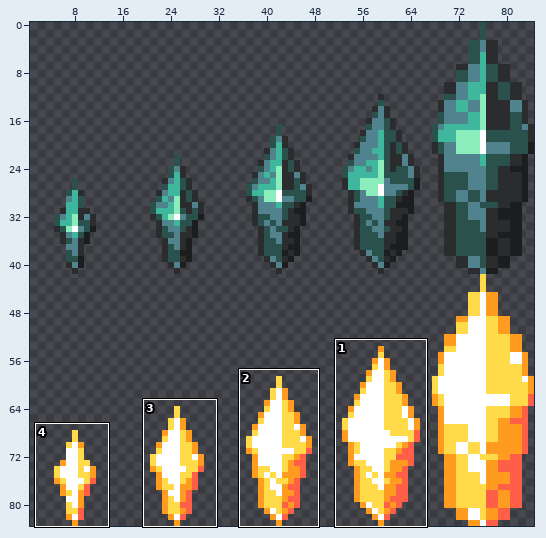
Two states of a sprite sheet, Assets/Bosses/GlassMiniboss/GlassRaiseSpike.png. Above: a wide view before the commit, with the close-up outlined.
Close-up. The starting point:
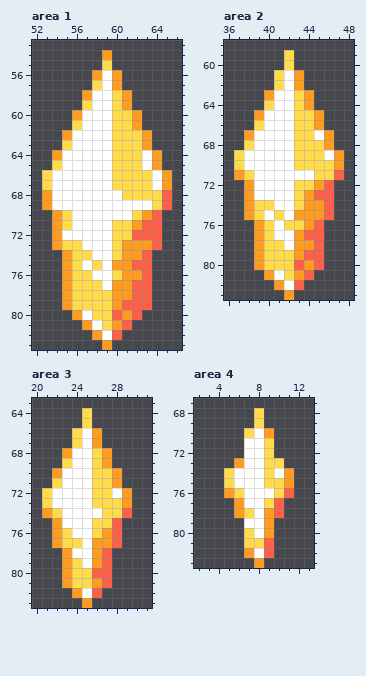
The file is 170x168 pixels, drawn in blocks of 2x2; one block is one cell here. Shown: area 1: x 52..66, y 53..83; area 2: x 36..48, y 58..83; area 3: x 20..31, y 63..83; area 4: x 2..13, y 67..83. The wide view leaves out empty margins. The commit also changed other parts of the picture, which this record leaves out.
The same view after the edit:
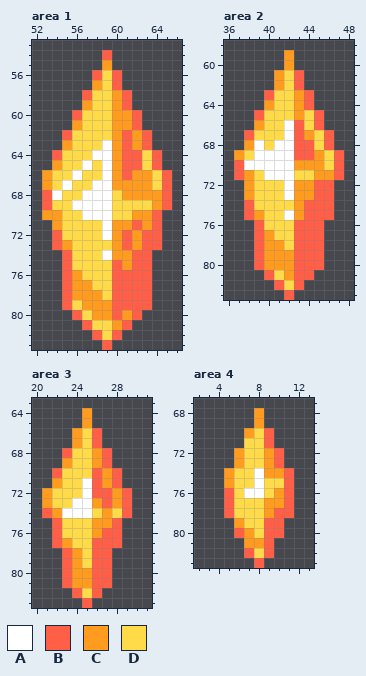
Palette (. is transparent): A #ffffff  B #ff5e47  C #ff9c20  D #ffdb4a
Difference:
Changed rows in their new state; - is an unchanged pixel.
Area 1:
first column x 53:
54 ------B------
55 ------C------
56 -----BDB-----
57 -----CDB-----
58 ----BDDCB----
59 ----CDDCB----
60 ---BDDDCCB---
61 ---CDDDCCB---
62 --BDDDDCBCB--
63 --CDDD-CBCB--
64 -BDDD--CBBDB-
65 -CDD-D-CBBDB-
66 CDD-DD-CBCCDB
67 CD-DD--CCCCDB
68 B-DD---DCCCC-
69 BDD----DDDDC-
70 C--D---DDC---
71 ---DDD-CCBC--
72 -BDDDD-CBC---
73 -BC-DDDCB-B--
74 --B--D-C-B---
75 --B-D-DB-----
76 --BC-DDBBB---
77 --BCC-DBB----
78 --BCCC-BB----
79 --B-CCCB-----
80 ---BDCC------
81 ----BD-------
82 -----BD------
83 ------B------
Area 2:
first column x 37:
59 -----C-----
60 -----C-----
61 ----CDB----
62 ----CDB----
63 ---BDDCB---
64 ---CDDCB---
65 --BDDDC-B--
66 --CDD-B-B--
67 -BDDD-BCDB-
68 -C-D--BB-B-
69 CD----BBCDB
70 B-----CCC-B
71 BCD---DDCC-
72 --DDD-CCB--
73 --DDD-C----
74 -B--DDCBB--
75 -BCD---BB--
76 --B-D-BB---
77 --BCDDB----
78 --BCCDBB---
79 --BCCCB----
80 --BCCC-B---
81 ---BDCB----
82 ----BD-----
83 -----B-----
Area 3:
first column x 21:
64 ----C----
65 ----C----
66 ---CDB---
67 ---CDB---
68 --BDDCB--
69 --CDDCB--
70 -BDDDBCB-
71 -CDD-BCB-
72 CDDD-BBCB
73 CDD--CBCB
74 BC---DC--
75 -BDDDCC--
76 -B-DDCB--
77 -BC-DBB--
78 --BCDB---
79 --BCDB---
80 --BCC----
81 --BCCB---
82 ---BD----
83 ----B----
Area 4:
first column x 5:
68 ---C---
69 ---C---
70 --CDB--
71 --DDB--
72 -CDDCB-
73 --DDCB-
74 CDD-CCB
75 CDD---B
76 B---DC-
77 BDDDCCB
78 BD-D--B
79 -CDDBB-
80 -BCDBB-
81 --CC---
82 --BD---
83 ---B---
Boxes around the changes in both close-ups, in picture pixels (x1, y1, x2, y2):
changed: (42, 50, 172, 350)
changed: (234, 50, 344, 300)
changed: (42, 408, 132, 608)
changed: (224, 408, 294, 568)
